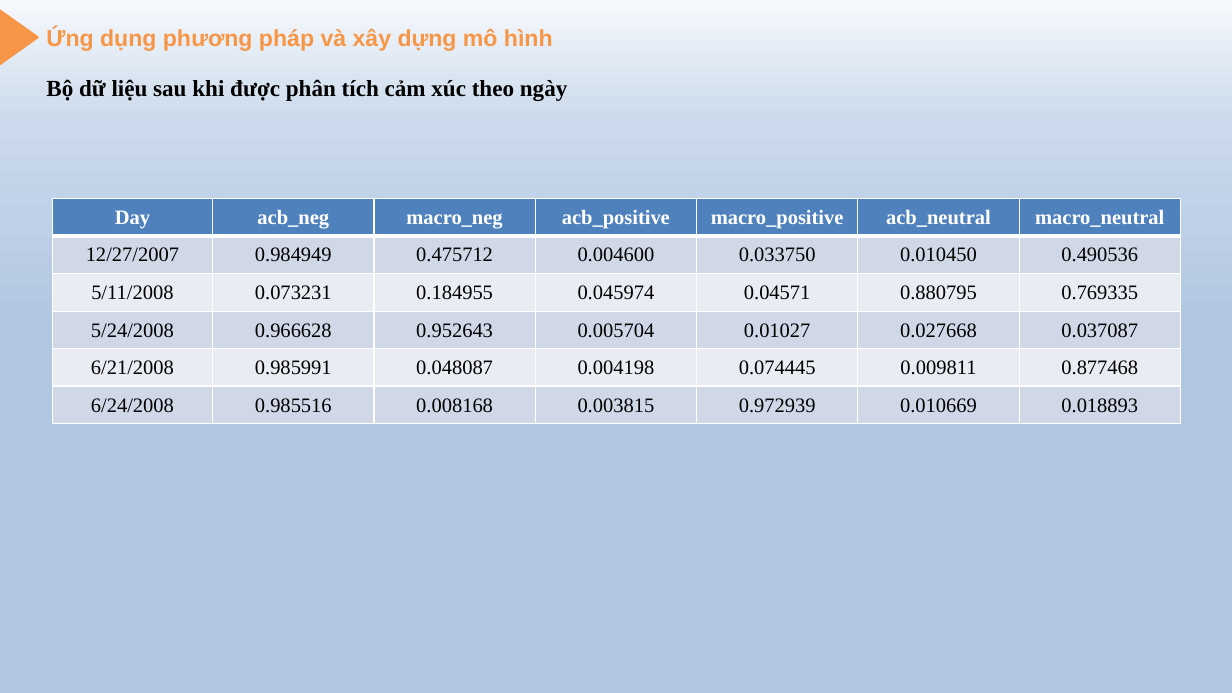
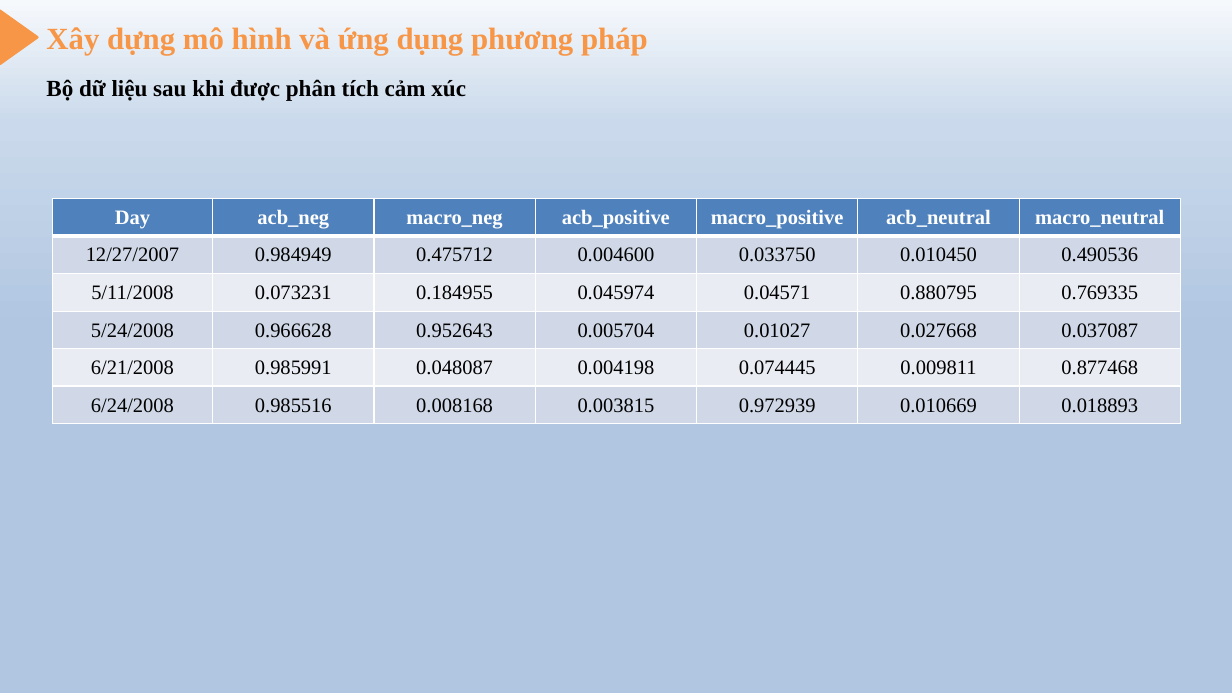
Before and after one commit to tintran2211-dev/Scientific-research, a slide deck: slide 15 of 60PM2_1851171644_TranCongTin/Code_60PM2_1871171644_TranCongTin/Slide.pptx. Drawn at 1232x693 pixels with LibreOffice and Linux fonts; fonts in the diff are those of the drawing; background and template pictures are left out. Boxes give left, top, right and bottom in pixels: in the first picture for what was removed or moved away, otherwise in the second. Text is boxed around its words. In the diff, an @@ line names an element or a change of style, - is before the commit and + after.

```diff
--- a/60PM2_1851171644_TranCongTin/Code_60PM2_1871171644_TranCongTin/Slide.pptx
+++ b/60PM2_1851171644_TranCongTin/Code_60PM2_1871171644_TranCongTin/Slide.pptx
@@ text at [46, 27, 648, 55]: text changed; size 18 to 24 pt; font Arial to Times New Roman @@
-Ứng dụng phương pháp và xây dựng mô hình
+Xây dựng mô hình và ứng dụng phương pháp
@@ text at [46, 79, 466, 101]: text changed @@
-Bộ dữ liệu sau khi được phân tích cảm xúc theo ngày
+Bộ dữ liệu sau khi được phân tích cảm xúc
```
Also in this commit, not shown: 19 other slides changed, 1 slide removed, 3 other files.
